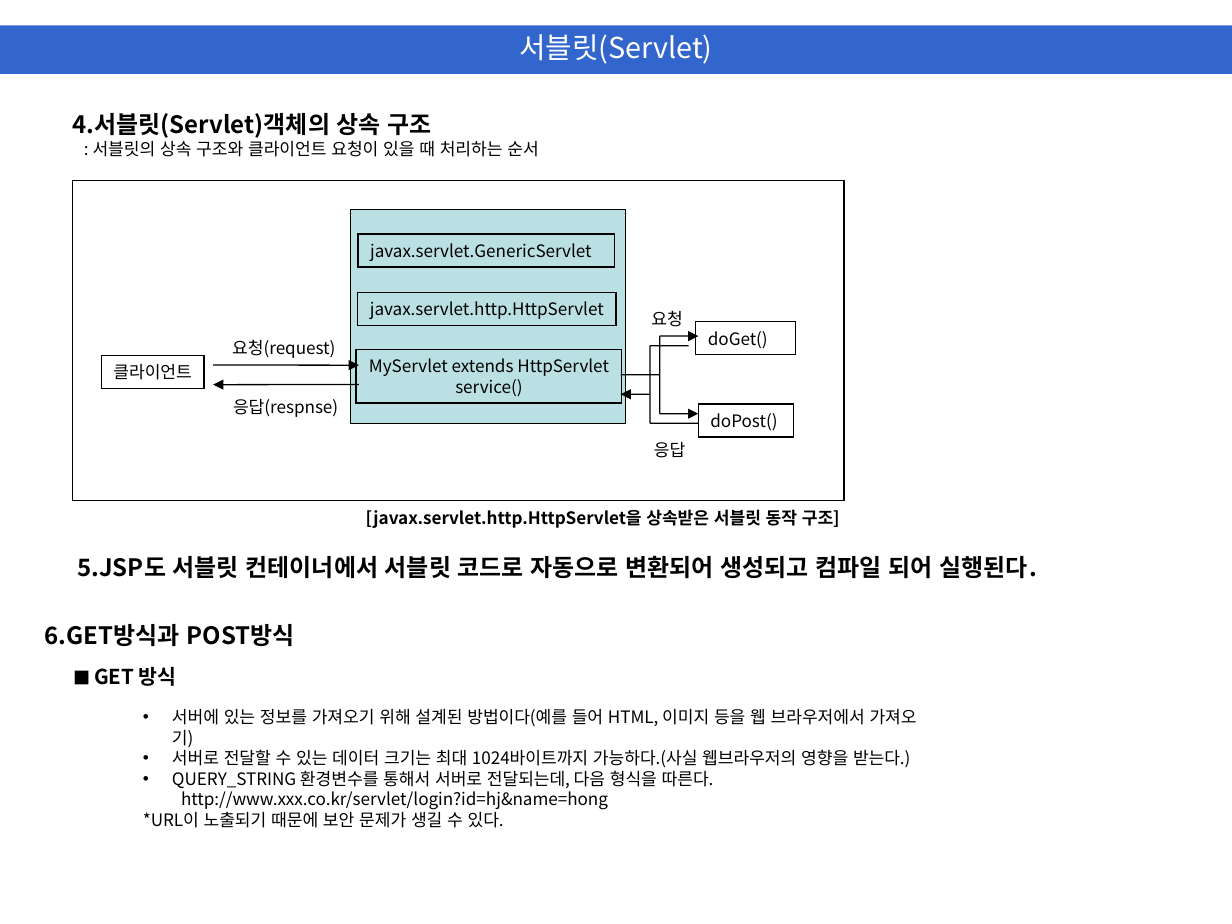
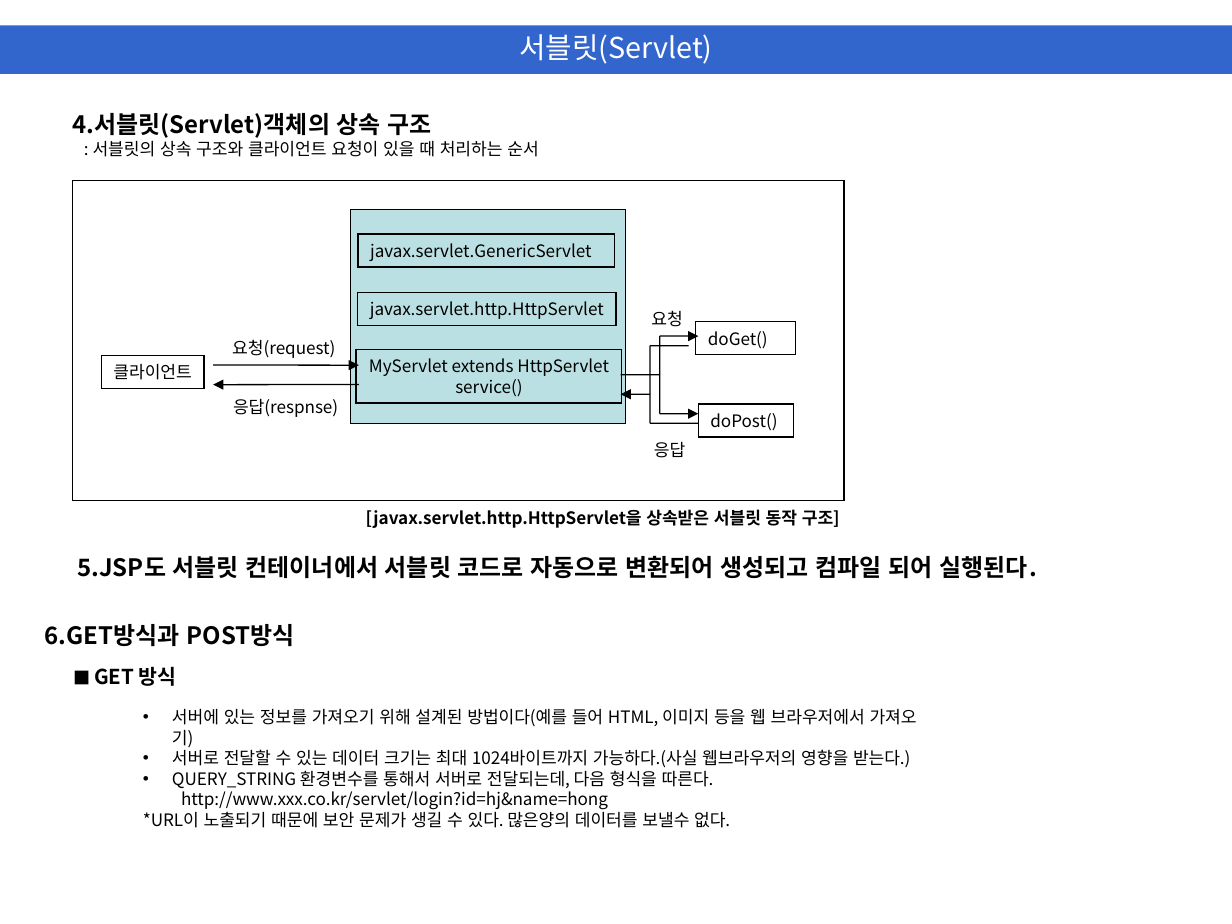
Before and after one commit to Dorf99/TIL, a slide deck: slide 3 of Servlet/servlet.ppt. Drawn at 1232x924 pixels with LibreOffice and Linux fonts; fonts in the diff are those of the drawing. Boxes give left, top, right and bottom in pixels: in the first picture for what was removed or moved away, otherwise in the second. Text is boxed around its words. In the diff, an @@ line names an element or a change of style, - is before the commit and + after.

```diff
--- a/Servlet/servlet.ppt
+++ b/Servlet/servlet.ppt
@@ text at [143,808,730,828]: text changed @@
-*URL이 노출되기 때문에 보안 문제가 생길 수 있다.
+*URL이 노출되기 때문에 보안 문제가 생길 수 있다. 많은양의 데이터를 보낼수 없다.
```
Also in this commit, not shown: 1 other slide changed, 2 other files.
